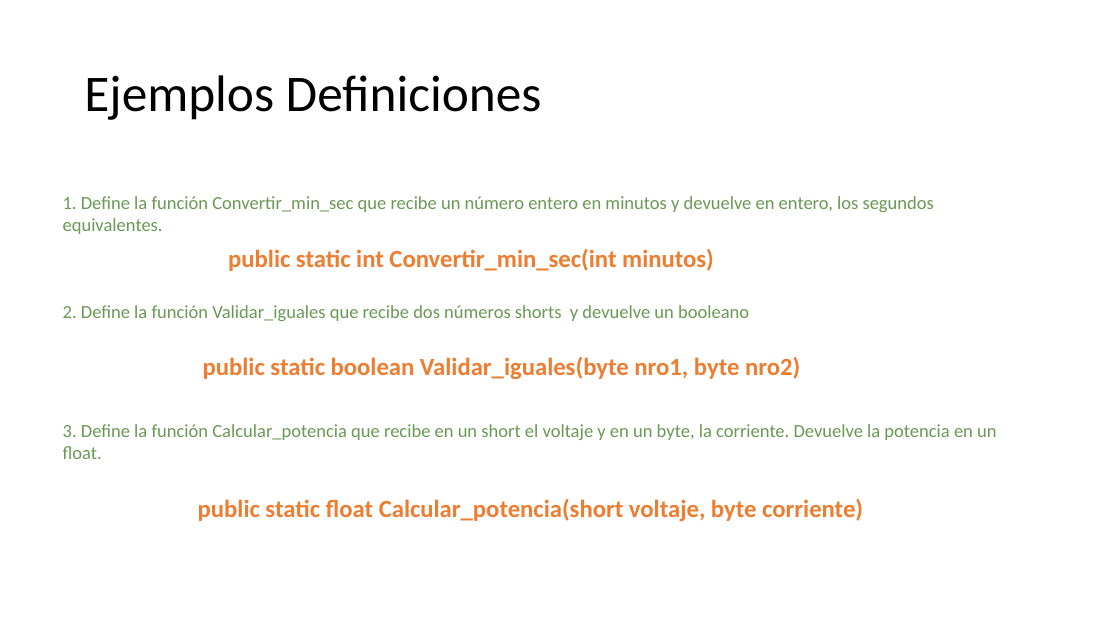
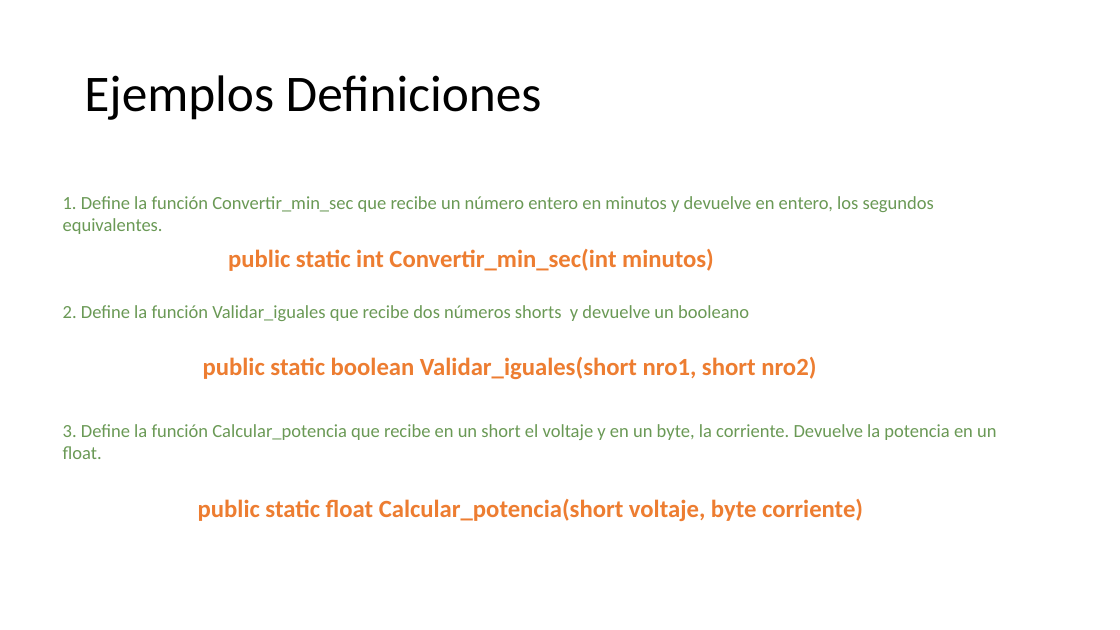
Before and after one commit to CesarLopez-Profe/Logica-de-programacion, a slide deck: slide 11 of Slides/2_Funciones.pptx. Drawn at 1120x630 pixels with LibreOffice and Linux fonts; fonts in the diff are those of the drawing; background and template pictures are left out. Boxes give left, top, right and bottom in pixels: in the first picture for what was removed or moved away, otherwise in the second. Text is boxed around its words. In the diff, an @@ line names an element or a change of style, - is before the commit and + after.

```diff
--- a/Slides/2_Funciones.pptx
+++ b/Slides/2_Funciones.pptx
@@ text at <box>203,357,816,379</box>: text changed @@
-public static boolean Validar_iguales(byte nro1, byte nro2)
+public static boolean Validar_iguales(short nro1, short nro2)
```
Also in this commit, not shown: 2 other files.
